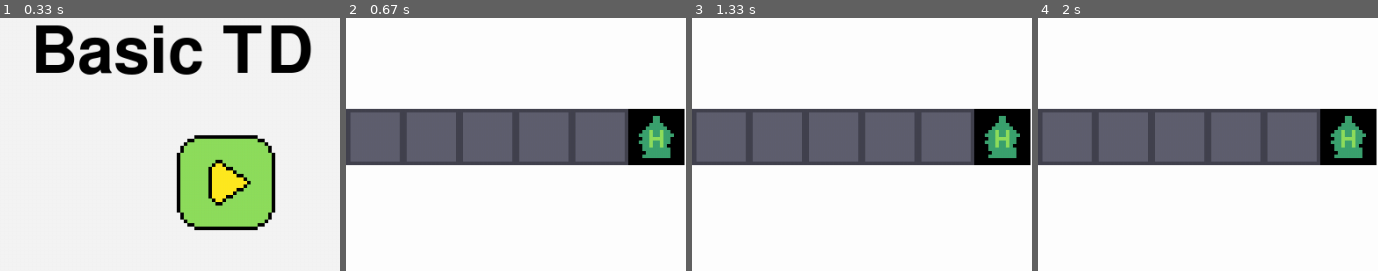
Above: before the commit, frames 1-4 (left to right).
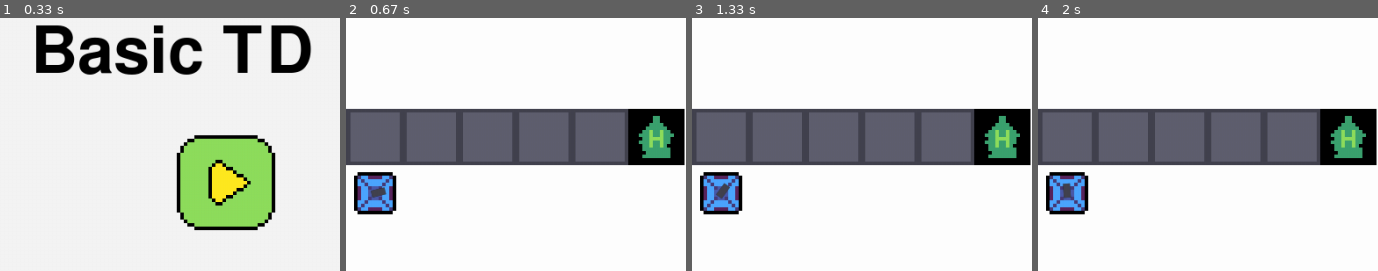
Above: after the commit, the same moments.

Repository: mtmattqq/PygameTD
Game: pygame game, started from main.py
The game is run twice, just before and just after one commit, with the same random seed, the same clock (stepped at 60 frames per second) and the same inputs.
Inputs (mouse positions are % of the whole screen's width and height, from its top left):
- Up to frame 1 (0.33 s): no input
- Up to frame 2 (0.67 s): click (66, 50) at 0.38 s
- Up to frame 3 (1.33 s): no input
- Up to frame 4 (2 s): no input
The pictures show only the part of the screen within x 33-83%, y 26-76%; the shares and areas given below are measured in that part.

Frame 1 is identical in both runs. In frame 2, 2.1% of the frame differs, in the area x 2-15%, y 60-78%; in frame 3, 2.1%; in frame 4, 2.1%.

Commit message:
deal with barrel rotation

Diff:
--- a/main.py
+++ b/main.py
@@ -6,6 +6,7 @@
 import tile
 import json
 import os
+import tower
 
 # pygame init
 pygame.init()
@@ -51,6 +52,9 @@
     level_map.load(level_info['map'])
     level_map.render()
 
+    # testing
+    t1 = tower.basic_tower(vec2D(4, 5))
+
     in_game=True
     while in_game :
         mouse_pos = pygame.mouse.get_pos()
@@ -71,6 +75,8 @@
         # display
         screen.fill((245, 245, 245))
         screen.blit(level_map.image, level_map.rect)
+        t1.angle += 1
+        t1.display(screen)
         # rect = tile_set.tiles[1].get_rect()
         # rect.topleft = (100, 100)
         # screen.blit(tile_set.tiles[1], rect)
--- a/tower.py
+++ b/tower.py
@@ -1,6 +1,8 @@
 from vec2D import vec2D
 import pygame
 import os
+from tile import TILE_SIZE
+import math
 
 def do_nothing() :
     return
@@ -10,7 +12,8 @@
         self, pos = vec2D(0, 0),
         width = 0, hight = 0,
         pictures = [''],
-        damage = 0, reload = 0
+        damage = 0, reload = 0,
+        range = 0, bullet_speed = 0
     ) :
         pygame.sprite.Sprite.__init__(self)
         self.pos = pos
@@ -18,6 +21,10 @@
         self.width = width
         self.placed = False
         self.selected = False
+        self.damage = damage
+        self.reload = reload
+        self.range = range
+        self.bullet_speed = bullet_speed
         self.images = []
         for picture in pictures :
             self.images.append(pygame.transform.scale(pygame.image.load(
@@ -28,11 +35,12 @@
         # self.rect.topleft = pos
 
     def detect(self, pos = vec2D(0, 0)) :
+        self_pos = self.pos*TILE_SIZE
         if(
-            pos.x<self.pos.x+self.width and
-            pos.x>self.pos.x and
-            pos.y<self.pos.y+self.hight and
-            pos.y>self.pos.y
+            pos.x<self_pos.x+self.width and
+            pos.x>self_pos.x and
+            pos.y<self_pos.y+self.hight and
+            pos.y>self_pos.y
         ) :
             return True
         return False
@@ -51,8 +59,37 @@
         self.placed = True
 
     def display(self, screen) :
-        screen.blit(self.images[self.state], self.pos.get_tuple())
+        screen.blit(
+            self.images[self.state],
+            (self.pos*TILE_SIZE).get_tuple()
+        )
 
 class basic_tower(tower) :
-    def __init__() :
-        tower.__init__()
+    def __init__(
+        self, pos = vec2D(0, 0),
+        width = TILE_SIZE, hight = TILE_SIZE,
+        pictures = ['basic_tower16.png', 'basic_tower_barrel.png'],
+        damage = 1, reload = 1,
+        range = 1.5, bullet_speed = 1
+    ) :
+
+        super().__init__(
+            pos, width, hight,
+            pictures,
+            damage, reload,
+            range, bullet_speed
+        )
+        self.aim = vec2D(0, 1)
+        self.angle = 0
+    def display(self, screen):
+        super().display(screen)
+        barrel = pygame.transform.rotozoom(self.images[1],self.angle, 1)
+        rotated_rect = barrel.get_rect(center = (self.pos*TILE_SIZE).get_tuple())
+        dw = rotated_rect.width - self.images[0].get_rect().width
+        dw /= 2
+        rotated_rect.centerx -= dw
+        rotated_rect.centery -= dw
+        screen.blit(
+            barrel,
+            rotated_rect.center
+        )
Binary file added: AppData/basic_tower_barrel.png
